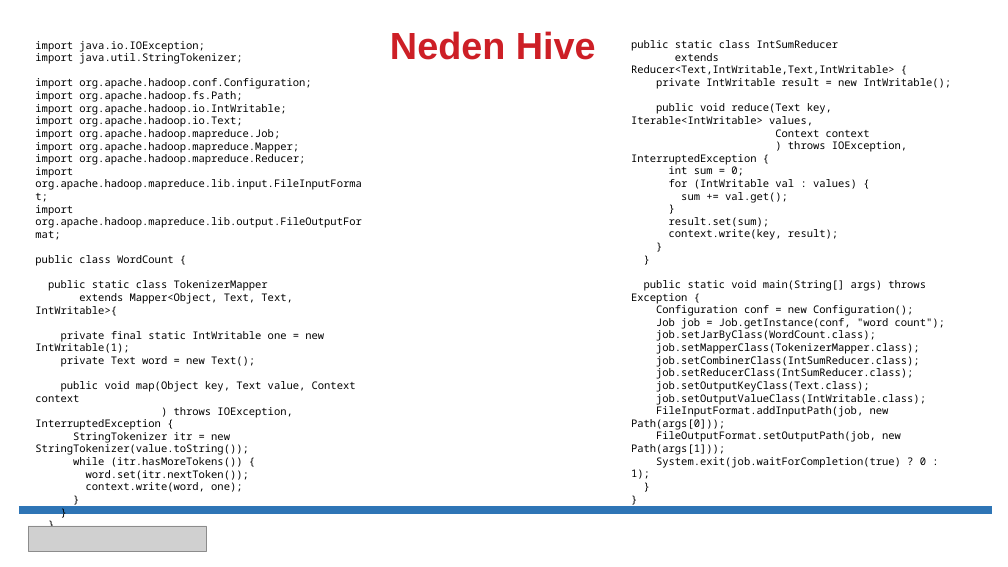
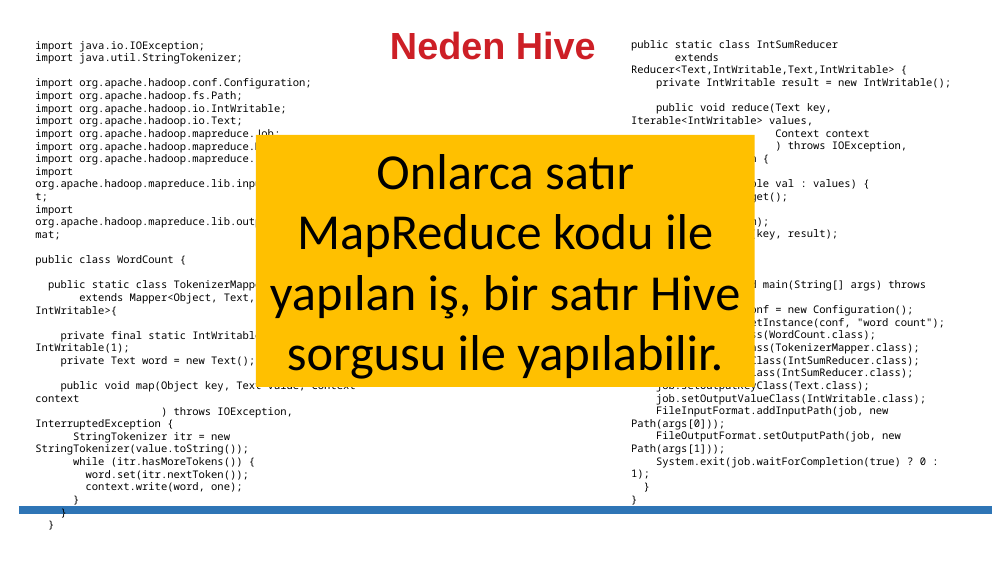
Before and after one commit to erkansirin78/hadoop-spark-for-developers, a slide deck: slide 2 of 07_Apache_Hive_ve_Uygulamalari/01_Apache_Hive_Teori.pptx. Drawn at 1008x567 pixels with LibreOffice and Linux fonts; fonts in the diff are those of the drawing; grey boxes stand for pictures. Boxes give left, top, right and bottom in pixels: in the first picture for what was removed or moved away, otherwise in the second. Text is boxed around its words. In the diff, an @@ line names an element or a change of style, - is before the commit and + after.

```diff
--- a/07_Apache_Hive_ve_Uygulamalari/01_Apache_Hive_Teori.pptx
+++ b/07_Apache_Hive_ve_Uygulamalari/01_Apache_Hive_Teori.pptx
@@ rectangle added at (256, 135, 755, 387), fill #FFC000, 48 pt, text #000000 @@
+Onlarca satır MapReduce kodu ile yapılan iş, bir satır Hive sorgusu ile yapılabilir.
@@ picture removed at (28, 526, 206, 552) @@
```
Also in this commit, not shown: 5 other slides changed, 2 slides added, 29 other files.
